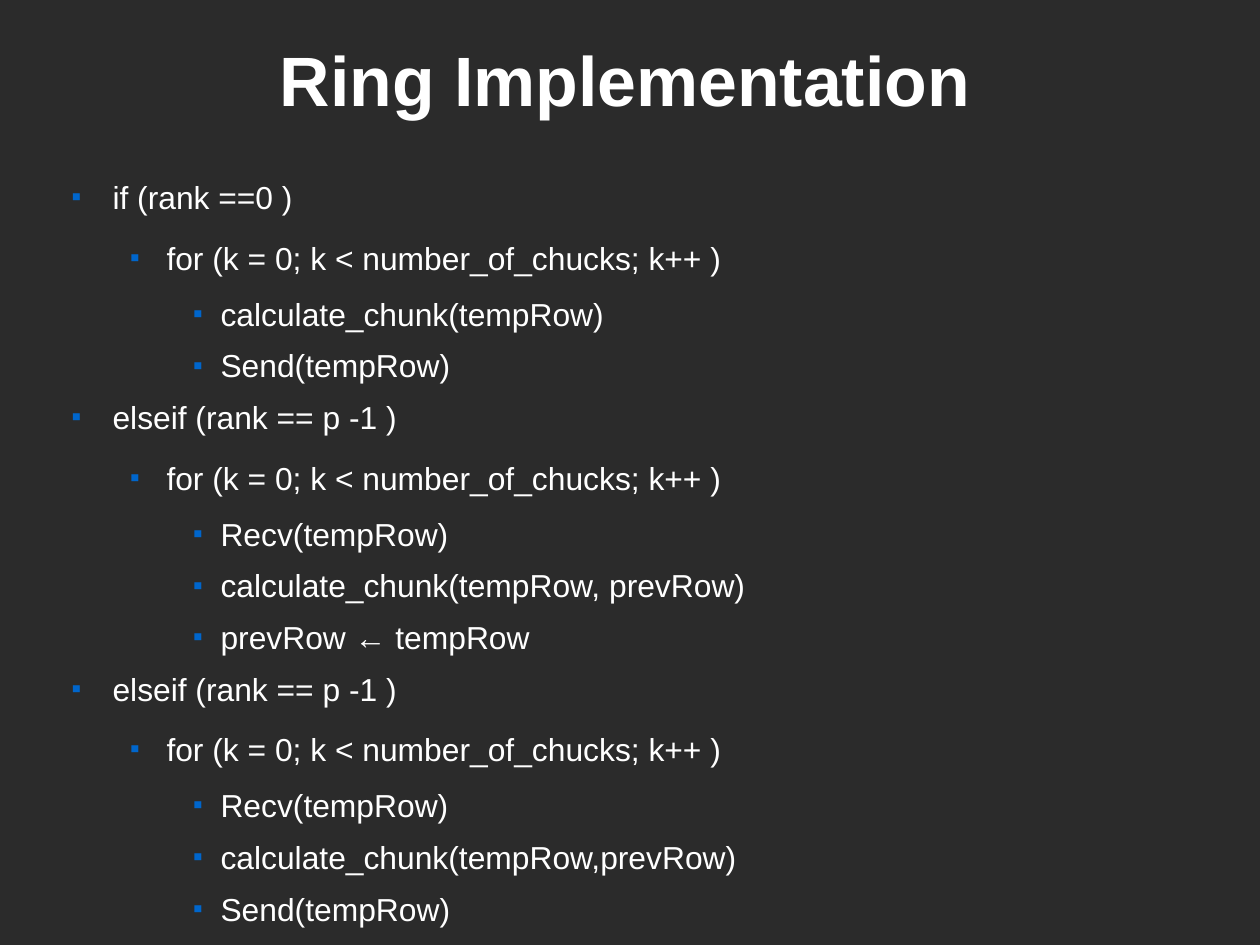
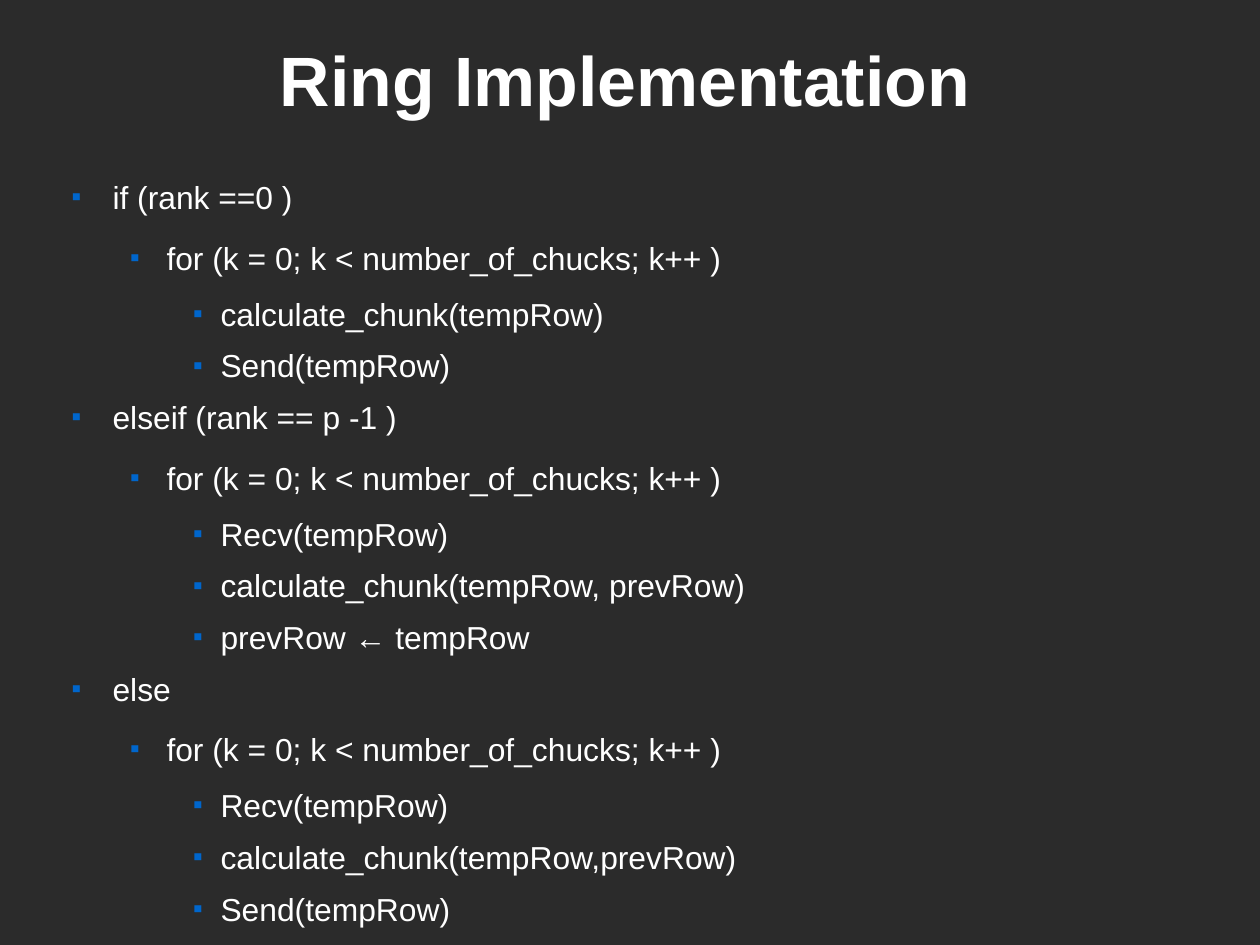
Before and after one commit to kenglishhi/ics632, a slide deck: slide 11 of smith-waterman/docs/ics-632-kenglish-final-presentation.odp (slide 10 before the commit). Drawn at 1260x945 pixels with LibreOffice and Linux fonts; fonts in the diff are those of the drawing; background and template pictures are left out; a plain dark background stands for a picture behind light text. Boxes give left, top, right and bottom in pixels: in the first picture for what was removed or moved away, otherwise in the second. Text is boxed around its words. In the diff, an @@ line names an element or a change of style, - is before the commit and + after.

```diff
--- a/smith-waterman/docs/ics-632-kenglish-final-presentation.odp
+++ b/smith-waterman/docs/ics-632-kenglish-final-presentation.odp
@@ text at (113, 678, 171, 702): text changed @@
-■ elseif (rank == p -1 )
+■ else
```
Also in this commit, not shown: 9 other slides changed, 10 slides added, 1 slide removed, 1 other file.
